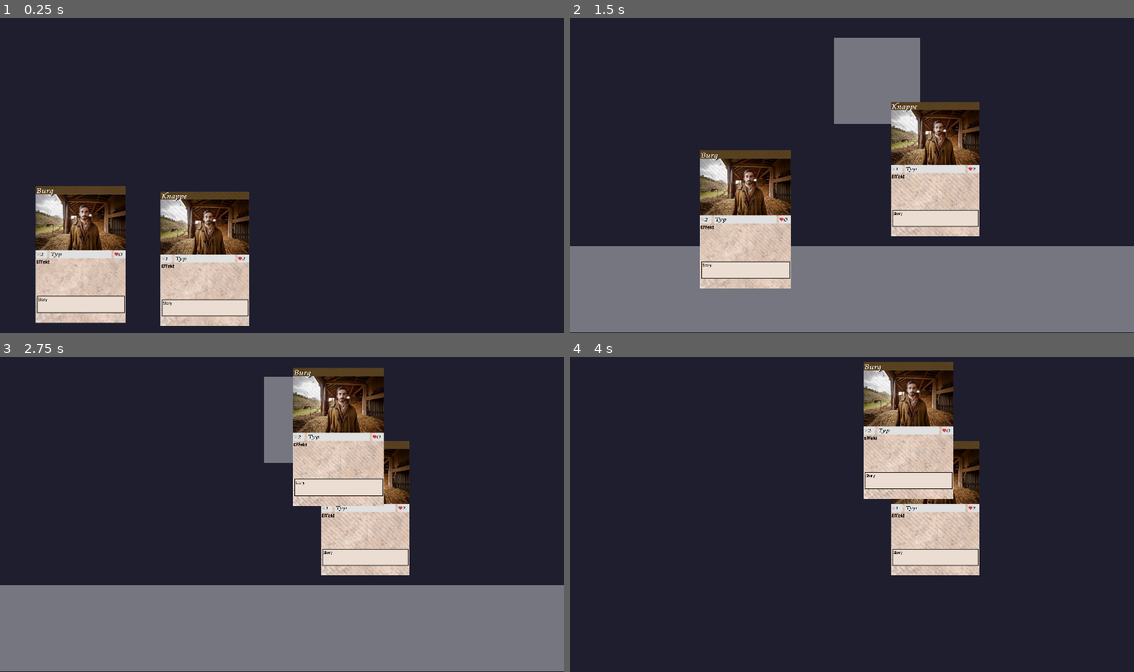
Above: before the commit, frames 1-4 (two rows, left to right).
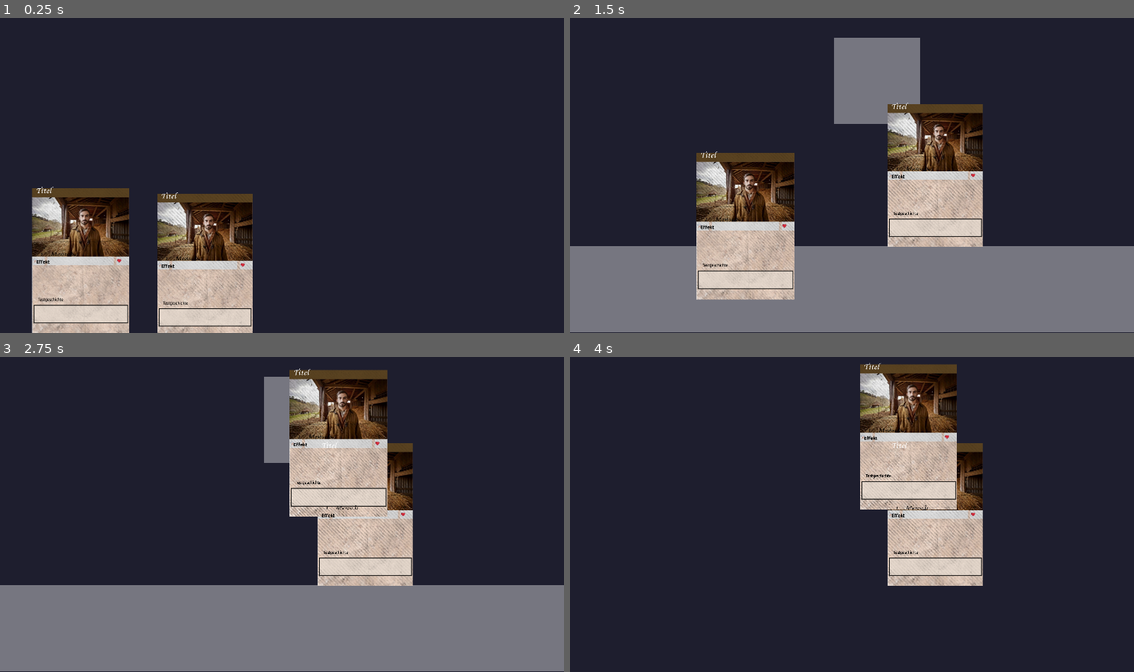
Above: after the commit, the same moments.

Repository: gurkenparty/kartenspiel
Game: Godot game, scene res://szenen/welt/2d/main.tscn
Two runs of this game, one before a commit and one after it. Both use one fixed random seed, a clock stepped at 60 frames per second and the inputs below.
Inputs (mouse positions are in pixels of both pictures, inside the frame that each line leads up to):
- Up to frame 1 (0.25 s): no input
- Up to frame 2 (1.5 s): tap Enter at 0.5 s; drag from (773, 257) to (908, 106) at 0.52 s; drag from (648, 254) to (936, 169) at 1.27 s
- Up to frame 3 (2.75 s): move the mouse to (338, 445) at 2.02 s; press the mouse at (338, 445) at 2.03 s; hold Right (ui_right) from 2.03 s (still down)
- Up to frame 4 (4 s): release Right (ui_right) at 2.75 s; release the mouse at (908, 445) at 2.75 s; tap Space at 2.75 s; drag from (823, 577) to (908, 435) at 2.77 s; move the mouse to (1021, 561) at 3.52 s; press the mouse at (1021, 561) at 3.53 s; hold Left (ui_left) from 3.53 s (still down)

The runs differ from the first frame. In frame 1, 8.7% of the frame differs, in the area x 5-45%, y 53-100%; in frame 2, 9.2%, in the area x 22-74%, y 26-90%; in frame 3, 7.2%; in frame 4, 7.4%.

Commit message:
automatische Kartengenerierung durch Titel

Diff:
--- /dev/null
+++ b/assets/layouts/overlay.json
@@ -0,0 +1,38 @@
+{
+  "gameCards": [
+	{
+	  "typ": "Mensch",
+	  "level": 1,
+	  "layers": [
+		"res://assets/karten/mensch/1/1.png",
+		"Character",
+		"res://assets/karten/mensch/1/2.png",
+		"res://assets/karten/mensch/1/3.png"
+	  ]
+	},
+	{
+	  "typ": "Mensch",
+	  "level": 2,
+	  "layers": [
+		"assets/layers/mensch_level2_front.png",
+		"assets/layers/mensch_level2_back.png"
+	  ]
+	},
+	{
+	  "typ": "Dragon",
+	  "level": 1,
+	  "layers": [
+		"assets/layers/dragon_level1_front.png",
+		"assets/layers/dragon_level1_back.png"
+	  ]
+	},
+	{
+	  "typ": "Dragon",
+	  "level": 2,
+	  "layers": [
+		"assets/layers/dragon_level2_front.png",
+		"assets/layers/dragon_level2_back.png"
+	  ]
+	}
+  ]
+}
--- /dev/null
+++ b/assets/layouts/values.json
@@ -0,0 +1,20 @@
+{
+	"Knappe": {
+		"title": "Knappe",
+		"typ": "Mensch",
+		"story": "Testgeschichte",
+		"effekt": "Effekt",
+		"level": 1,
+		"leben": 10,
+		"angriff": 5
+	},
+	"Joker": {
+		"title": "Joker",
+		"typ": "Mensch",
+		"story": "Another Story",
+		"effekt": "Another Effekt",
+		"level": 2,
+		"leben": 15,
+		"angriff": 7
+	}
+}
--- a/project.godot
+++ b/project.godot
@@ -17,6 +17,7 @@
 [autoload]
 
 global="*res://scripts/global.gd"
+Cardvals="*res://scripts/cardvals.gd"
 
 [display]
 
--- /dev/null
+++ b/scripts/cardvals.gd
@@ -0,0 +1,82 @@
+@tool
+extends Node
+
+@export var title: String = "Titel"
+@export var typ: String = "Typ"
+@export var story: String = "Story"
+@export var effekt: String = "Effekt"
+@export var level: int = 1
+@export var leben: int = 10
+@export var angriff: int = 5
+@export var card_layers = []
+var card_names = ["Knappe", "Joker"]
+
+# Called when the node enters the scene tree for the first time.
+func _ready() -> void:
+	pick_card_value("Knappe")
+	grab_layout(self.typ, self.level)
+
+# Called every frame. 'delta' is the elapsed time since the previous frame.
+func _process(delta: float) -> void:
+	pass
+
+# Function to pick a random card name
+# Function to pick a card value based on the title
+func pick_card_value(Titel: String):
+	var statfile = FileAccess.open("res://assets/layouts/values.json", FileAccess.READ)
+	if statfile == null:
+		push_error("Failed to load JSON file: res://assets/layouts/values.json")
+		return
+	var json_data = statfile.get_as_text()
+	var json = JSON.new()
+	var error = json.parse(json_data)
+	if error != OK:
+		push_error("Failed to parse JSON: %s" % json.get_error_message())
+		return
+	var stats = json.get_data()
+	if stats.has(Titel):
+		var stat = stats[Titel]
+		self.typ = stat.get("typ", "Default Type")
+		self.story = stat.get("story", "Default Story")
+		self.effekt = stat.get("effekt", "Default Effekt")
+		self.level = stat.get("level", 1)
+		self.leben = stat.get("leben", 10)
+		self.angriff = stat.get("angriff", 5)
+		print(stat.get("title", ""))
+		print(self.typ)
+		print(self.story)
+		print(self.effekt)
+		print(self.level)
+		print(self.leben)
+		print(self.angriff)
+	else:
+		push_error("Card with title '%s' not found in JSON data." % Titel)
+
+func grab_layout(typ: String, level: int):
+	var file = FileAccess.open("res://assets/layouts/overlay.json", FileAccess.READ)
+
+	# Check if the file was opened successfully
+	if file == null:
+		push_error("Failed to load JSON file: res://assets/layouts/overlay.json")
+		return []
+
+	var json_data = file.get_as_text()
+	# Create an instance of the JSON class
+	var json = JSON.new()
+	# Parse the JSON data
+	var error = json.parse(json_data)
+	if error != OK:
+		push_error("Failed to parse JSON: %s" % json.get_error_message())
+		return []
+	# The parsed result contains the actual data
+	var cards = json.get_data()["gameCards"]
+	if cards.is_empty():
+		return []
+
+	# Search for the card that matches typ and level
+	for card in cards:
+		if card.get("typ", "") == typ and card.get("level", -1) == level:
+			print(card.get("layers", []))
+			self.card_layers = card.get("layers", [])
+
+	return []  # Return empty array if no matching card is found
--- a/szenen/karte/main.gd
+++ b/szenen/karte/main.gd
@@ -1,3 +1,4 @@
+@tool
 class_name Karte
 extends Node2D
 
@@ -17,17 +18,7 @@
 
 # Called when the node enters the scene tree for the first time.
 func _ready() -> void:
-	var node = get_node('Titel/Text')
-	if node and node is Label:
-		node.text = self.title
-	else:
-		print("Node 'Titel/Text' not found or is not a Label")
-	get_node('Typ/Text').text = self.typ
-	get_node('Level/Text').text = str(self.level)
-	get_node('Story/Text').text = self.story
-	get_node('Effect/Text').text = self.effekt
-	get_node('Stats/Leben').text = str(self.leben)
-	get_node('Stats/Angriff').text = str(self.angriff)
+	spawn_card("Knappe")
 
 func _process(delta: float) -> void:
 	if draggable:
@@ -64,3 +55,53 @@
 func _on_area_body_exited(body: Node2D) -> void:
 	if body.is_in_group("droppable"):
 		inside_droppable = false
+
+func spawn_card(Cardname:String):
+	# Pick a card value (you already have this part set)
+	# Add card layers (sprites)
+	for layer in Cardvals.card_layers:
+		var sprite = Sprite2D.new()
+
+		if layer == "Character":
+			var texture_path = "res://assets/characters/" + Cardvals.typ.to_lower() + "/" + str(Cardvals.level) + "/" + Cardname + ".png"
+			var texture = load(texture_path)
+			sprite.texture = texture
+		else:
+			var texture = load(layer)
+			if texture:
+				sprite.texture = texture
+
+	# Adjust scale and z_index of the sprite
+		sprite.scale = Vector2(2.5, 2.5)
+		sprite.z_index = 0  # Set the z_index to a lower value for the card (background)
+
+	# Add the sprite as a child of the current nod
+		add_child(sprite)
+
+# Set text
+	get_node('Titel/Text').text = str(Cardvals.title)
+	get_node('Typ/Text').text = str(Cardvals.typ)
+	get_node('Level/Text').text = str(Cardvals.level)
+	get_node('Story/Text').text = str(Cardvals.story)
+	get_node('Effect/Text').text = str(Cardvals.effekt)
+	get_node('Stats/Leben').text = str(Cardvals.leben)
+	get_node('Stats/Angriff').text = str(Cardvals.angriff)
+
+# Set z_index for text labels to ensure they are above the sprites
+	get_node('Titel/Text').z_index = 1
+	get_node('Typ/Text').z_index = 1
+	get_node('Level/Text').z_index = 1
+	get_node('Story/Text').z_index = 1
+	get_node('Effect/Text').z_index = 1
+	get_node('Stats/Leben').z_index = 1
+	get_node('Stats/Angriff').z_index = 1
+
+
+
+	self.title = Cardvals.title
+	self.typ = Cardvals.typ
+	self.level = Cardvals.level
+	self.story = Cardvals.story
+	self.effekt = Cardvals.effekt
+	self.leben = Cardvals.leben
+	self.angriff = Cardvals.angriff
--- a/szenen/karte/main.tscn
+++ b/szenen/karte/main.tscn
@@ -1,10 +1,9 @@
-[gd_scene load_steps=8 format=3 uid="uid://b6k3kywpvb4jf"]
+[gd_scene load_steps=7 format=3 uid="uid://b6k3kywpvb4jf"]
 
 [ext_resource type="Script" path="res://szenen/karte/main.gd" id="1_6ta4j"]
 [ext_resource type="FontFile" uid="uid://2yw25hhlq7q3" path="res://assets/fonts/charm.ttf" id="3_llmsi"]
 [ext_resource type="FontFile" uid="uid://c4flvhfr36rw" path="res://assets/fonts/baloo/Bold.ttf" id="3_o6xu0"]
 [ext_resource type="FontFile" uid="uid://dtd7bey5gixxv" path="res://assets/fonts/Aleya/Alegreya-Italic-VariableFont_wght.ttf" id="4_j510w"]
-[ext_resource type="Texture2D" uid="uid://djgqk4kwq8s3a" path="res://assets/characters/mensch/1/Knappe.png" id="4_m8343"]
 [ext_resource type="FontFile" uid="uid://dnueucrsw7cgt" path="res://assets/fonts/baloo/Medium.ttf" id="9_ylvx8"]
 
 [sub_resource type="RectangleShape2D" id="RectangleShape2D_lg6re"]
@@ -20,11 +19,6 @@
 [node name="CollisionShape" type="CollisionShape2D" parent="Area"]
 position = Vector2(1.18804e-05, -65)
 shape = SubResource("RectangleShape2D_lg6re")
-
-[node name="Knappe" type="Sprite2D" parent="."]
-position = Vector2(0, -68.165)
-scale = Vector2(2.325, 2.355)
-texture = ExtResource("4_m8343")
 
 [node name="Titel" type="Node2D" parent="."]
 
--- a/szenen/welt/2d/main.tscn
+++ b/szenen/welt/2d/main.tscn
@@ -38,14 +38,7 @@
 [node name="Knappe" parent="." instance=ExtResource("1_ln1hv")]
 position = Vector2(-34.8, 40.9)
 scale = Vector2(0.0429067, 0.0429067)
-title = "Knappe"
-level = 5
-angriff = 20
 
 [node name="Burg" parent="." instance=ExtResource("1_ln1hv")]
 position = Vector2(-90.8, 39)
 scale = Vector2(0.0436856, 0.0436856)
-title = "Burg"
-level = 3
-leben = 20
-angriff = 0
--- /dev/null
+++ b/szenen/welt/3d/3dfeld.tscn
@@ -0,0 +1,36 @@
+[gd_scene load_steps=4 format=3 uid="uid://dc5htm3xbqc8g"]
+
+[ext_resource type="PackedScene" uid="uid://b6k3kywpvb4jf" path="res://szenen/karte/main.tscn" id="1_47do0"]
+[ext_resource type="Script" path="res://szenen/welt/3d/hand.gd" id="2_fxmjo"]
+
+[sub_resource type="ViewportTexture" id="ViewportTexture_2isj6"]
+viewport_path = NodePath("Control/SubViewportContainer/SubViewport")
+
+[node name="Node3D" type="Node3D"]
+
+[node name="Control" type="Control" parent="."]
+layout_mode = 3
+anchors_preset = 0
+offset_right = 40.0
+offset_bottom = 40.0
+
+[node name="SubViewportContainer" type="SubViewportContainer" parent="Control"]
+layout_mode = 0
+offset_right = 512.0
+offset_bottom = 512.0
+
+[node name="SubViewport" type="SubViewport" parent="Control/SubViewportContainer"]
+transparent_bg = true
+handle_input_locally = false
+size = Vector2i(952, 1427)
+render_target_update_mode = 4
+
+[node name="Karte" parent="Control/SubViewportContainer/SubViewport" instance=ExtResource("1_47do0")]
+position = Vector2(470.315, 777.135)
+scale = Vector2(1, 1)
+
+[node name="Hand" type="Node3D" parent="."]
+script = ExtResource("2_fxmjo")
+
+[node name="Sprite3D" type="Sprite3D" parent="Hand"]
+texture = SubResource("ViewportTexture_2isj6")
--- /dev/null
+++ b/szenen/welt/3d/hand.gd
@@ -0,0 +1,41 @@
+extends Node3D  # or Node3D in Godot 4.x
+
+# Reference to the viewport
+@export var sprite_viewport: Viewport
+@export var spawn_interval: float = 1.0
+@export var spawn_area: Vector3 = Vector3(5, 5, 5)
+
+var spawn_timer: float = 0.0
+
+func _ready() -> void:
+	# Ensure the ViewportTexture is valid
+	if sprite_viewport == null:
+		push_error("sprite_viewport is not assigned!")
+		return
+
+func _process(delta: float) -> void:
+	spawn_timer += delta
+	if spawn_timer >= spawn_interval:
+		spawn_timer = 0.0
+		spawn_sprite()
+
+func spawn_sprite() -> void:
+	if sprite_viewport == null:
+		return  # Avoid null reference errors
+
+	# Get the ViewportTexture from the Viewport
+	var viewport_texture = sprite_viewport.get_texture()
+
+	# Create a new Sprite3D instance
+	var sprite = Sprite3D.new()
+	sprite.texture = viewport_texture
+
+	# Randomize position within the spawn area
+	sprite.translation = Vector3(
+		randf_range(-spawn_area.x / 2, spawn_area.x / 2),
+		randf_range(-spawn_area.y / 2, spawn_area.y / 2),
+		randf_range(-spawn_area.z / 2, spawn_area.z / 2)
+	)
+
+	# Add the sprite to the scene
+	add_child(sprite)
Not shown, changed: assets/characters/mensch/1/knappe.png.import
